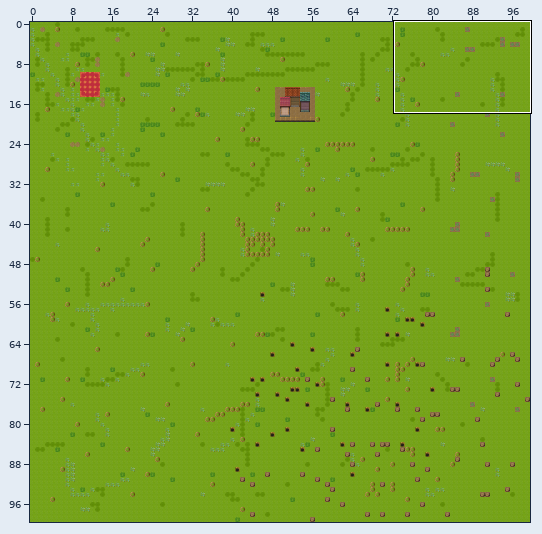
Two states of a Tiled map, assets/map/map.tmx. Above: a wide view before the commit, with the close-up outlined.
Close-up. Old version:
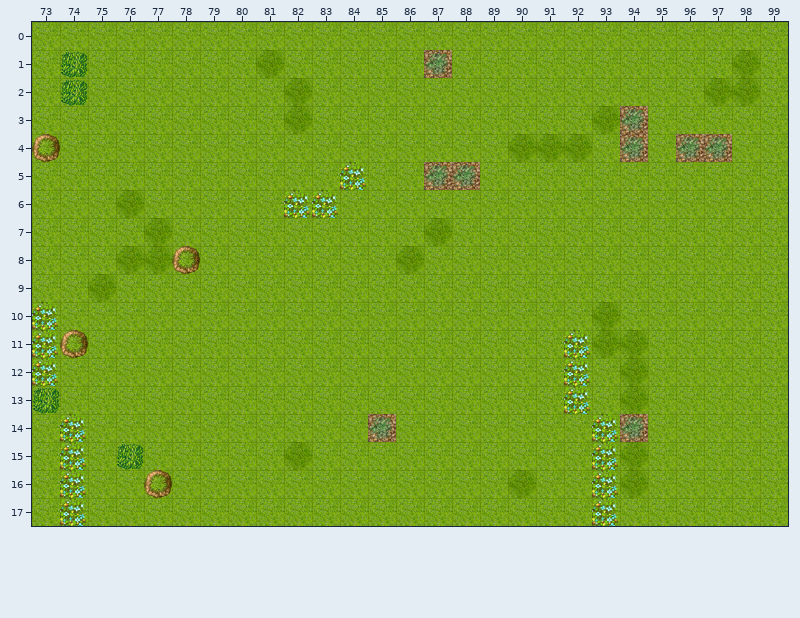
Cells are 32x32 px. Shown: x 73..99, y 0..17. The commit also changed other parts of the map, which this record leaves out.
After the commit:
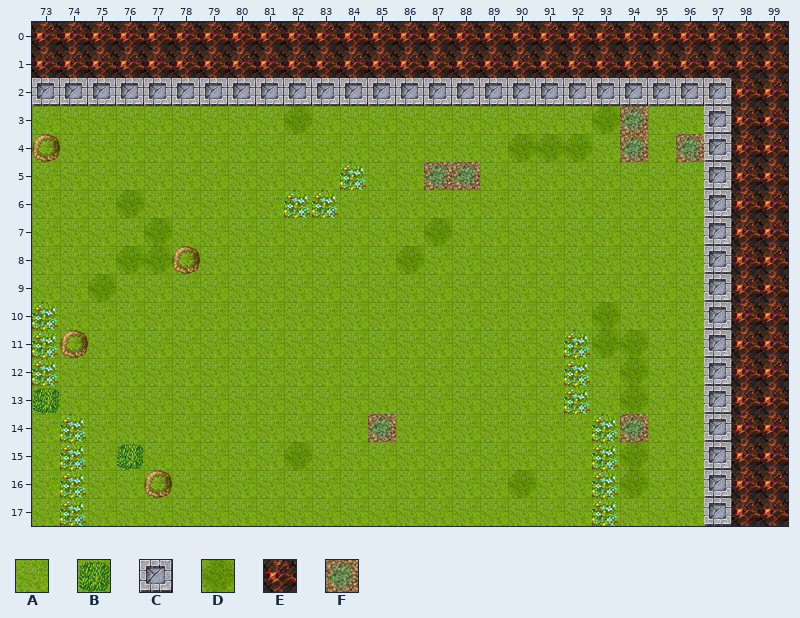
Key: from "Basics": A 1, B 50, C 54, D 97, E 145, F 150.
_ is an empty cell, . an unchanged one.
Diff:
--- layer "Tile Layer 1"
@@ x 73..99 @@
- 0 AAAAAAAAAAAAAAAAAAAAAAAAAAA
- 1 ABAAAAAADAAAAAFAAAAAAAAAADA
- 2 ABAAAAAAADAAAAAAAAAAAAAADDA
- 3 ........................AAA
- 4 ........................FAA
- 5 ........................AAA
- 6 ........................AAA
- 7 ........................AAA
- 8 ........................AAA
- 9 ........................AAA
-10 ........................AAA
-11 ........................AAA
-12 ........................AAA
-13 ........................AAA
-14 ........................AAA
-15 ........................AAA
-16 ........................AAA
-17 ........................AAA
+ 0 EEEEEEEEEEEEEEEEEEEEEEEEEEE
+ 1 EEEEEEEEEEEEEEEEEEEEEEEEEEE
+ 2 CCCCCCCCCCCCCCCCCCCCCCCCCEE
+ 3 ........................CEE
+ 4 ........................CEE
+ 5 ........................CEE
+ 6 ........................CEE
+ 7 ........................CEE
+ 8 ........................CEE
+ 9 ........................CEE
+10 ........................CEE
+11 ........................CEE
+12 ........................CEE
+13 ........................CEE
+14 ........................CEE
+15 ........................CEE
+16 ........................CEE
+17 ........................CEE
